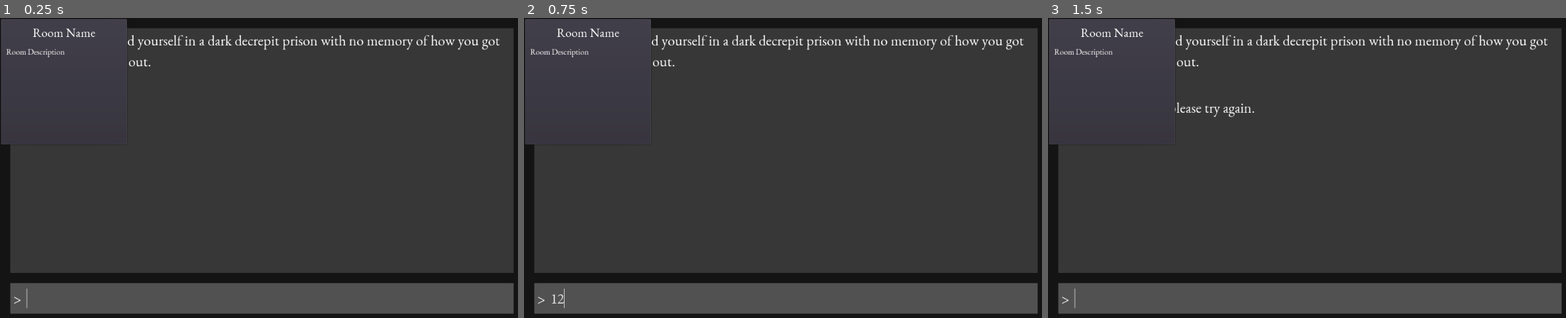
Above: before the commit, frames 1-3 (left to right).
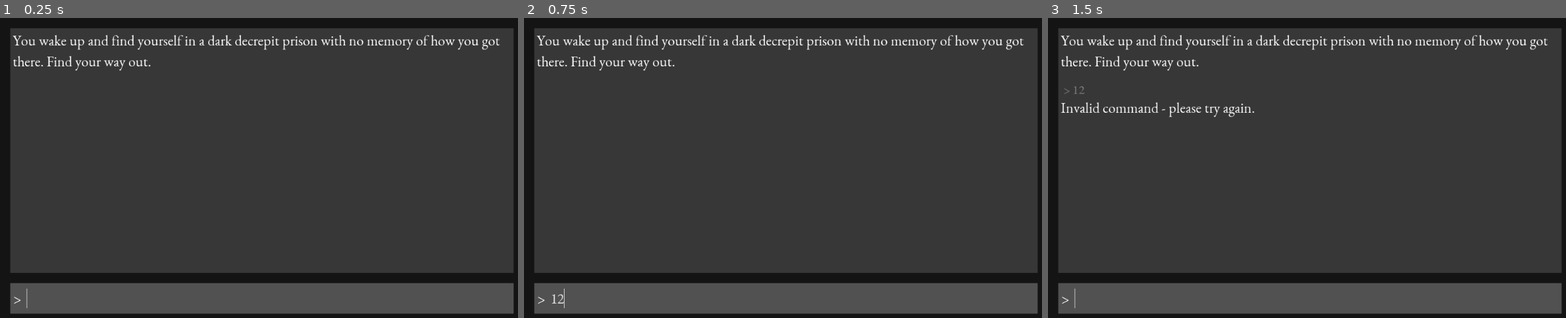
Above: after the commit, the same moments.

Repository: philipuriarte/Godot-Retro-Text-Adventure-Tutorial
Game: Godot game, scene res://scenes/game.tscn
The game is run twice, just before and just after one commit, with the same random seed, the same clock (stepped at 60 frames per second) and the same inputs.
Inputs (mouse positions are in pixels of both pictures, inside the frame that each line leads up to):
- Up to frame 1 (0.25 s): no input
- Up to frame 2 (0.75 s): click (793, 297) at 0.52 s; type "12" at 0.6 s
- Up to frame 3 (1.5 s): tap Enter at 1.25 s

The runs differ from the first frame. In frame 1, 2.2% of the frame differs, in the area x 0-25%, y 0-43%; in frame 2, 2.2%; in frame 3, 2.5%.

Commit message:
Add new Room scene and set room name and description

Diff:
--- a/scenes/game.tscn
+++ b/scenes/game.tscn
@@ -4,7 +4,7 @@
 [ext_resource path="res://fonts/eb_garamond_28.tres" type="DynamicFont" id=2]
 [ext_resource path="res://logic/game.gd" type="Script" id=3]
 [ext_resource path="res://logic/command_processor.gd" type="Script" id=4]
-[ext_resource path="res://scenes/Room.tscn" type="PackedScene" id=5]
+[ext_resource path="res://scenes/room.tscn" type="PackedScene" id=5]
 
 [sub_resource type="StyleBoxFlat" id=1]
 bg_color = Color( 0.0784314, 0.0784314, 0.0784314, 1 )
@@ -31,6 +31,12 @@
 [node name="RoomManager" type="Node" parent="."]
 
 [node name="Room" parent="RoomManager" instance=ExtResource( 5 )]
+margin_left = 52.0
+margin_top = -450.0
+margin_right = 302.0
+margin_bottom = -200.0
+room_name = "Prison Cell"
+room_description = "A dark prison cell."
 
 [node name="Background" type="PanelContainer" parent="."]
 anchor_right = 1.0
